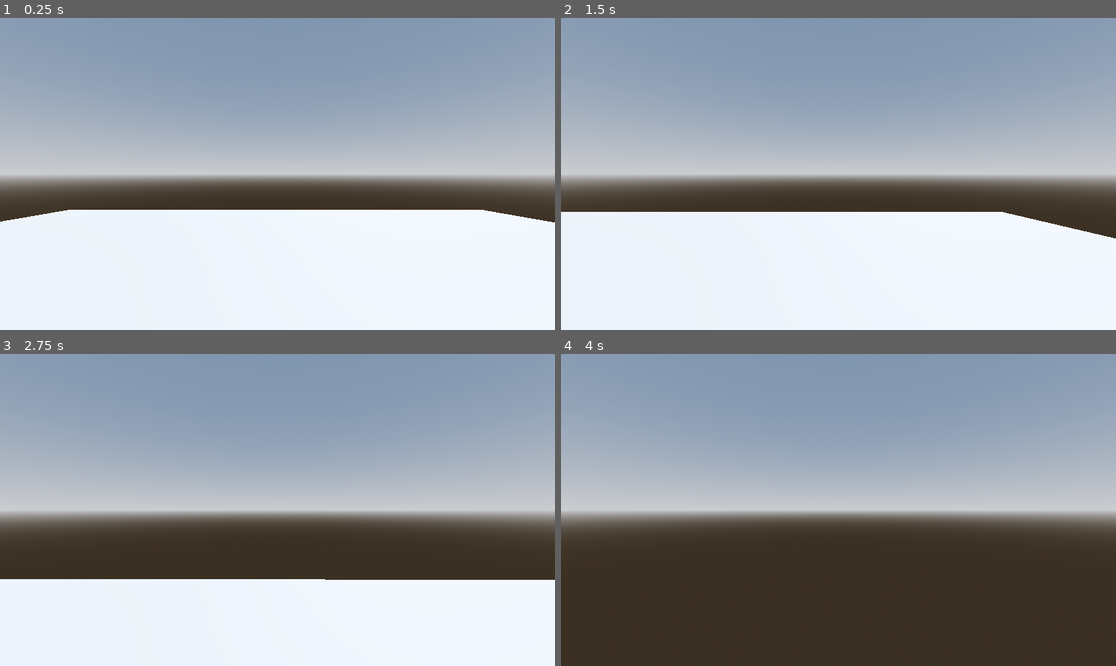
Above: before the commit, frames 1-4 (two rows, left to right).
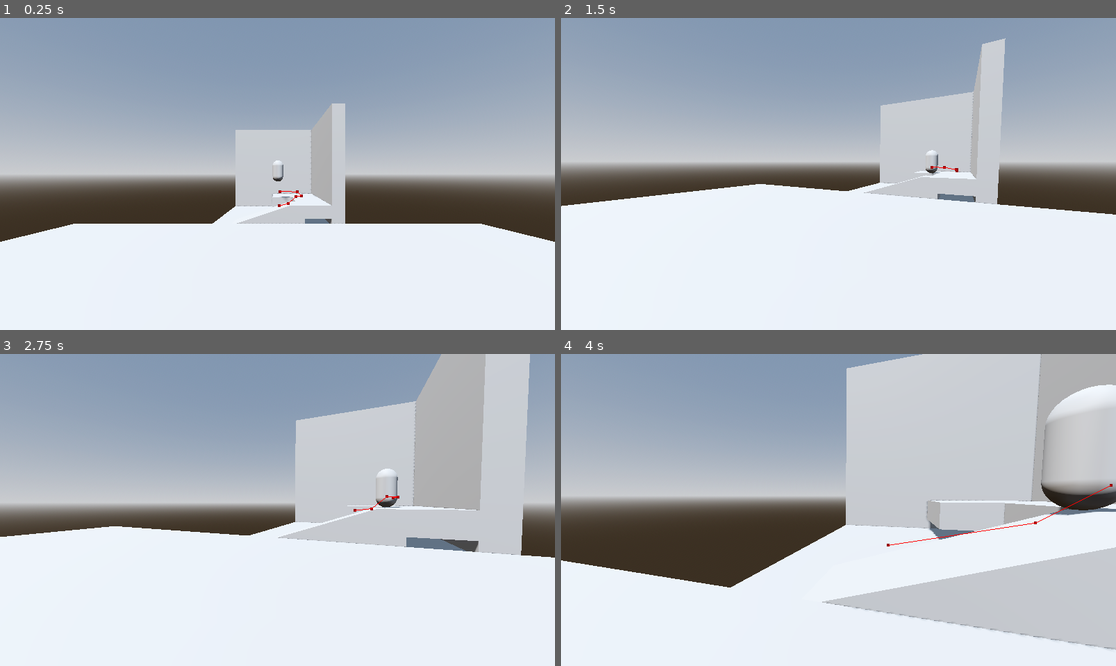
Above: after the commit, the same moments.

Repository: SolidSoups/MASQUERADE
Game: Godot game, scene res://PrototypeLevel.tscn
Same seed, same stepped clock (60 frames per second), same inputs: the game is played once before the commit and once after it.
Inputs (mouse positions are in pixels of both pictures, inside the frame that each line leads up to):
- Up to frame 1 (0.25 s): no input
- Up to frame 2 (1.5 s): tap Enter (ui_accept) at 0.5, 0.77 s; move the mouse to (960, 158) at 0.52 s; hold D (move_right) 0.53-1.28 s; click (960, 158) at 0.67 s; move the mouse to (810, 174) at 1.27 s; hold W (move_up) from 1.28 s (still down); click (810, 174) at 1.42 s
- Up to frame 3 (2.75 s): keep holding W (move_up); tap Enter (ui_accept) at 1.52 s; move the mouse to (288, 503) at 2.02 s; click (288, 503) at 2.17 s
- Up to frame 4 (4 s): keep holding W (move_up); move the mouse to (832, 516) at 2.77 s; click (832, 516) at 2.92 s; tap Enter (ui_accept) at 3.02, 3.77 s; move the mouse to (877, 513) at 3.52 s; click (877, 513) at 3.67 s

The runs differ from the first frame. In frame 1, 7.9% of the frame differs, in the area x 0-100%, y 27-72%; in frame 2, 18%; in frame 3, 33%; in frame 4, 65%, in the area x 0-100%, y 0-100%.

Commit message:
Navigating enemy
enemy now chases player constantly, using navmesh.

Diff:
--- a/PrototypeLevel.tscn
+++ b/PrototypeLevel.tscn
@@ -1,6 +1,8 @@
 [gd_scene format=3 uid="uid://b1pj5vin0ysra"]
 
 [ext_resource type="PackedScene" uid="uid://cm5awkkrg7qsm" path="res://character_controller.tscn" id="1_ggxrk"]
+[ext_resource type="PackedScene" uid="uid://pr6agvxldvb3" path="res://navmeshTest.tscn" id="2_01j4u"]
+[ext_resource type="PackedScene" uid="uid://bgkyhcr8vchyo" path="res://nav_enemy.tscn" id="3_shtnt"]
 
 [sub_resource type="ProceduralSkyMaterial" id="ProceduralSkyMaterial_ggxrk"]
 sky_horizon_color = Color(0.66224277, 0.6717428, 0.6867428, 1)
@@ -35,3 +37,18 @@
 transform = Transform3D(1, 0, 0, 0, 1, 0, 0, 0, 1, -6.325604, 0, 2.7732573)
 
 [node name="CharacterBody3D" parent="." unique_id=1868302625 instance=ExtResource("1_ggxrk")]
+transform = Transform3D(-1, 0, -8.742278e-08, 0, 1, 0, 8.742278e-08, 0, -1, 0, 2, 0)
+
+[node name="NavMeshTestLevel" parent="." unique_id=2133991034 instance=ExtResource("2_01j4u")]
+transform = Transform3D(1, 0, 0, 0, 1, 0, 0, 0, 1, 0, -1, 20)
+
+[node name="NavEnemy" parent="." unique_id=744703773 instance=ExtResource("3_shtnt")]
+transform = Transform3D(1, 0, 0, 0, 1, 0, 0, 0, 1, 0, 4, 19)
+
+[node name="CharacterBody3D" parent="NavEnemy" index="0" unique_id=866103548 node_paths=PackedStringArray("player")]
+player = NodePath("../../CharacterBody3D")
+
+[node name="NavigationAgent3D" parent="NavEnemy/CharacterBody3D" index="0" unique_id=888567674]
+debug_enabled = true
+
+[editable path="NavEnemy"]
--- a/character_controller.tscn
+++ b/character_controller.tscn
@@ -9,17 +9,19 @@
 script = ExtResource("1_vcr71")
 
 [node name="CollisionShape3D" type="CollisionShape3D" parent="." unique_id=1769148338]
+transform = Transform3D(1, 0, 0, 0, 1, 0, 0, 0, 1, 0, 1, 0)
 shape = SubResource("CapsuleShape3D_m61q5")
 
 [node name="Head" type="Node3D" parent="." unique_id=1575053583]
+transform = Transform3D(1, 0, 0, 0, 1, 0, 0, 0, 1, 0, 1.5, 0)
 
 [node name="CameraContainer" type="Node3D" parent="Head" unique_id=80839589]
 
 [node name="Camera3D" type="Camera3D" parent="Head/CameraContainer" unique_id=718571820]
-transform = Transform3D(1, 0, 0, 0, 1, 0, 0, 0, 1, 0, 1.6, 0)
+transform = Transform3D(1, 0, 0, 0, 1, 0, 0, 0, 1, 0, 0.099999905, 0)
 
 [node name="AimLook" type="Node" parent="." unique_id=1252795830 node_paths=PackedStringArray("character", "head")]
 script = ExtResource("2_vcr71")
 character = NodePath("..")
 head = NodePath("../Head")
-mouse_sensitivity = 1
+mouse_sensitivity = 100
--- a/nav_enemy.tscn
+++ b/nav_enemy.tscn
@@ -2,9 +2,19 @@
 
 [ext_resource type="Script" uid="uid://c1ivlqvxljs37" path="res://navigationEnemy.gd" id="1_w5ntj"]
 
-[node name="Node3D" type="Node3D" unique_id=744703773]
+[sub_resource type="CapsuleMesh" id="CapsuleMesh_w5ntj"]
+
+[sub_resource type="CapsuleShape3D" id="CapsuleShape3D_2c0ij"]
+
+[node name="NavEnemy" type="Node3D" unique_id=744703773]
 
 [node name="CharacterBody3D" type="CharacterBody3D" parent="." unique_id=866103548]
 script = ExtResource("1_w5ntj")
 
 [node name="NavigationAgent3D" type="NavigationAgent3D" parent="CharacterBody3D" unique_id=888567674]
+
+[node name="MeshInstance3D" type="MeshInstance3D" parent="CharacterBody3D" unique_id=2001961593]
+mesh = SubResource("CapsuleMesh_w5ntj")
+
+[node name="CollisionShape3D" type="CollisionShape3D" parent="CharacterBody3D" unique_id=24302322]
+shape = SubResource("CapsuleShape3D_2c0ij")
--- a/navigationEnemy.gd
+++ b/navigationEnemy.gd
@@ -1,11 +1,31 @@
 extends CharacterBody3D
 
+@onready var nav_agent: NavigationAgent3D = $NavigationAgent3D
+@export var player: CharacterBody3D
+@export var speed = 2.0
+@onready var movement_target_position: Vector3 = player.position
+var direction = Vector3.FORWARD
+func _ready():
+	nav_agent.path_desired_distance = 1.0
+	nav_agent.target_desired_distance = 0.5
 
-const SPEED = 5.0
+	actor_setup.call_deferred()
 
+func actor_setup():
+	await get_tree().physics_frame
 
+	set_movement_target(movement_target_position)
+
+func set_movement_target(movement_target: Vector3):
+	nav_agent.set_target_position(movement_target)
 
 func _physics_process(delta: float) -> void:
+
+	nav_agent.target_position = player.position
+	direction = (nav_agent.get_next_path_position() - global_position).normalized()
+	print_debug(direction)
+	velocity = direction * speed
+
 	# Add the gravity.
 	if not is_on_floor():
 		velocity += get_gravity() * delta
--- a/navmeshTest.tscn
+++ b/navmeshTest.tscn
@@ -4,7 +4,7 @@
 vertices = PackedVector3Array(-4.5, 9.5, -0.5, -4.5, 9.5, 8.5, -4, 9.5, 8.5, -0.75, 0.5, 1.75, -0.75, 0.5, 4, 1.25, 0.5, 4.25, 2.25, 0.5, 1.75, -3.25, 2, -0.5, -2, 2, 1, -1.5, 2, 0.5, 0, 2, 7.5, 0, 2, 5, -2, 2, 4.75, -3.25, 2, 7.5, 2.5, 0.75, 0.75, 4.5, 0.5, -0.5, 1.25, 0.5, 7.5, 4.5, 0.5, 7.5)
 polygons = [PackedInt32Array(2, 1, 0), PackedInt32Array(4, 3, 5), PackedInt32Array(5, 3, 6), PackedInt32Array(7, 9, 8), …(289 unchanged characters)…
 
-[node name="Node3D" type="Node3D" unique_id=2133991034]
+[node name="NavMeshTestLevel" type="Node3D" unique_id=2133991034]
 
 [node name="NavigationRegion3D" type="NavigationRegion3D" parent="." unique_id=1608524017]
 transform = Transform3D(1, 0, 0, 0, 1, 0, 0, 0, 1, 0, 0.5, -4)
@@ -12,6 +12,7 @@
 
 [node name="CSGCombiner3D" type="CSGCombiner3D" parent="NavigationRegion3D" unique_id=590967861]
 transform = Transform3D(1, 0, 0, 0, 1, 0, 0, 0, 1, 0, -0.5, 4)
+use_collision = true
 
 [node name="CSGBox3D" type="CSGBox3D" parent="NavigationRegion3D/CSGCombiner3D" unique_id=1115542553]
 size = Vector3(10, 1, 10)
